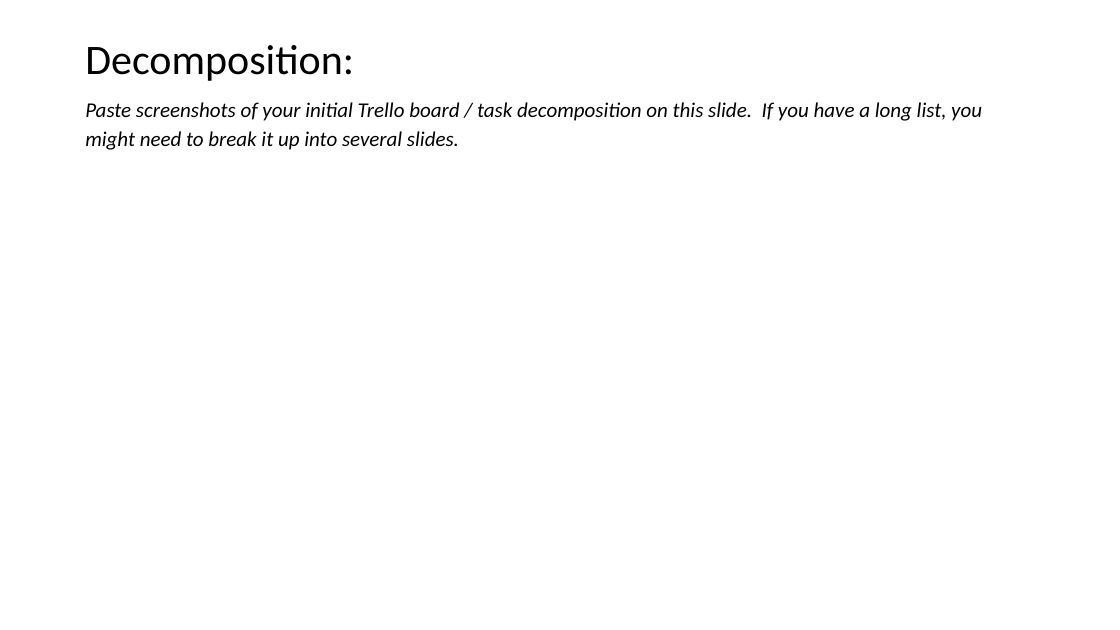
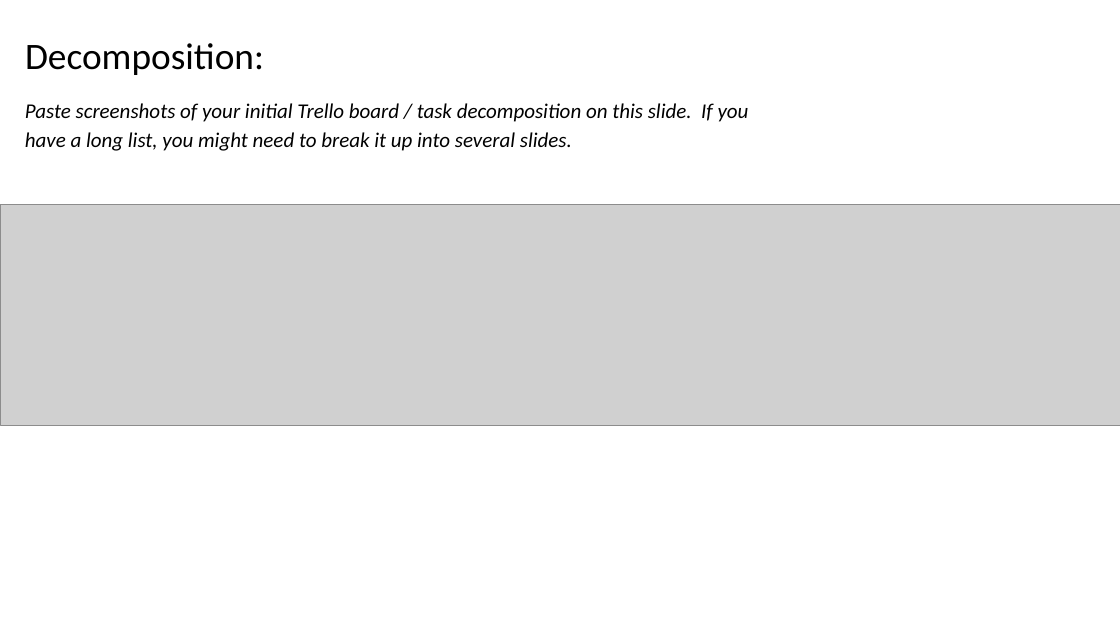
Before and after one commit to mgsthomasxu/pre-assessment, a slide deck: slide 4 of 2.7 and 2.8 Documentation Template .pptx. Drawn at 1120x630 pixels with LibreOffice and Linux fonts; fonts in the diff are those of the drawing; grey boxes stand for pictures. Boxes give left, top, right and bottom in pixels: in the first picture for what was removed or moved away, otherwise in the second. Text is boxed around its words. In the diff, an @@ line names an element or a change of style, - is before the commit and + after.

```diff
--- a/2.7 and 2.8 Documentation Template .pptx
+++ b/2.7 and 2.8 Documentation Template .pptx
@@ title "Decomposition:": place and size @@
-title "Decomposition:" at (85,45,354,81)
+title "Decomposition:" at (25,43,264,75)
@@ title "Decomposition:" at (25,43,264,75): size 36 to 32 pt; vertical alignment middle to bottom @@
@@ text "Paste screenshots of your initial ..." rewrapped from (85,102,982,150) to (25,103,749,151) @@
@@ picture added at (0,205,1120,426) @@
```
Also in this commit, not shown: 3 other slides changed, 3 other files.
